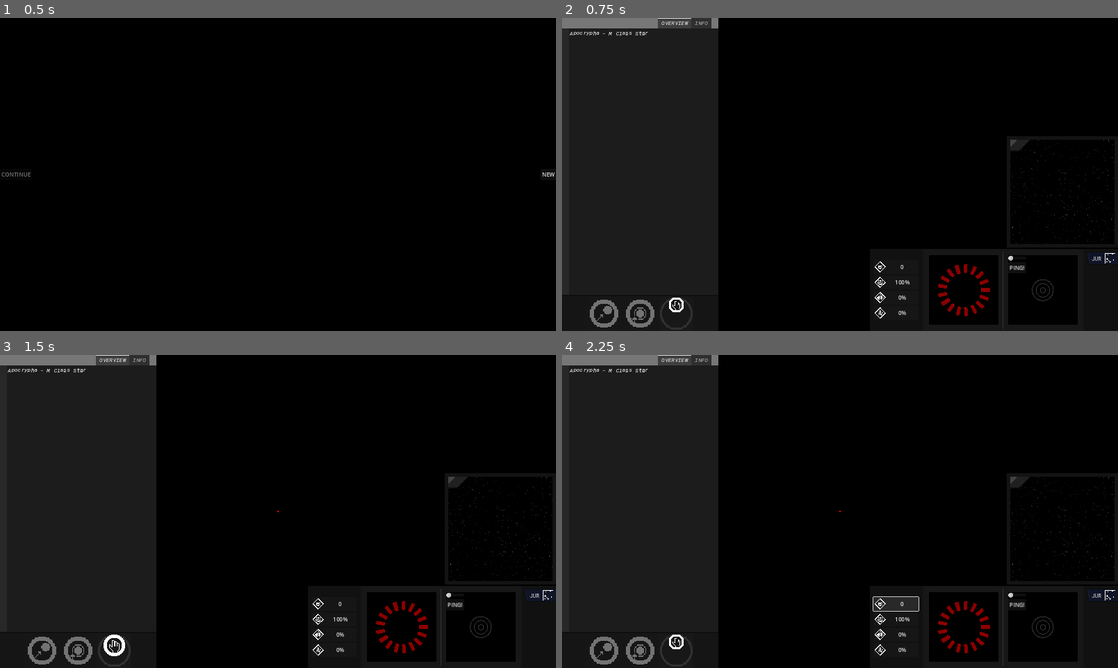
Above: before the commit, frames 1-4 (two rows, left to right).
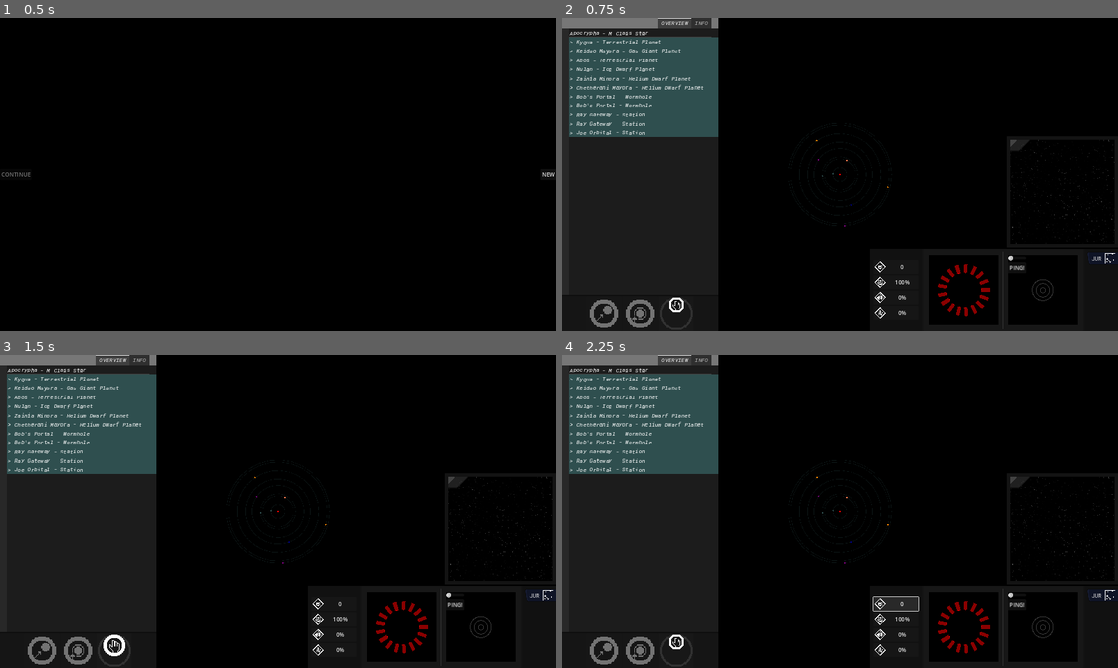
Above: after the commit, the same moments.

Repository: KermitGodFrog/Stellar-Cartography
Game: Godot game, scene res://Scenes/Game Master/gameMaster.tscn
Same seed, same stepped clock (60 frames per second), same inputs: the game is played once before the commit and once after it. Sound files missing from this copy of the repository are replaced by a short silence.
Inputs (mouse positions are in pixels of both pictures, inside the frame that each line leads up to):
- Up to frame 1 (0.5 s): no input
- Up to frame 2 (0.75 s): click "NEW" at 0.5 s
- Up to frame 3 (1.5 s): click (116, 649) at 1.25 s
- Up to frame 4 (2.25 s): click "0" at 2 s

Frame 1 is identical in both runs. In frame 2, 8.6% of the frame differs, in the area x 1-59%, y 6-67%; in frame 3, 8.6%; in frame 4, 8.6%.

Commit message:
Saving and loading fixes. Pause menu fixes.

Diff:
--- a/Data/game_data.gd
+++ b/Data/game_data.gd
@@ -39,7 +39,6 @@
 		weighted[classification] = {"name": classification, "weight": weight}
 	return weighted
 
-
 func get_closest_body(bodies, pos):
 	if bodies.size() > 0:
 		var distance_to_bodies: Dictionary = {}
@@ -51,19 +50,28 @@
 	else:
 		return null
 
+
 func loadWorld():
 	print("GAME DATA: LOADING WORLD")
 	if ResourceLoader.exists("user://stellar_cartographer_data.res"):
-		var resource : Resource = load("user://stellar_cartographer_data.res").duplicate(true)
+		#var resource : Resource = load("user://stellar_cartographer_data.res")
+		var resource : Resource = ResourceLoader.load("user://stellar_cartographer_data.res", "", ResourceLoader.CACHE_MODE_IGNORE)
 		return resource
 	return null
 
 func saveWorld(world: worldAPI):
 	print("GAME DATA: SAVING WORLD")
-	var error = ResourceSaver.save(world, "user://stellar_cartographer_data.res")
+	var error = ResourceSaver.save(world, "user://stellar_cartographer_data.res", ResourceSaver.FLAG_REPLACE_SUBRESOURCE_PATHS)
 	print("ERROR CODE: ", error)
 	pass
 
 func createWorld():
 	print("GAME DATA: CREATING WORLD")
 	return worldAPI.new()
+
+func deleteWorld():
+	if ResourceLoader.exists("user://stellar_cartographer_data.res"):
+		print("GAME DATA: DELETING WORLD")
+		var error = DirAccess.remove_absolute("user://stellar_cartographer_data.res")
+		print("ERROR CODE: ", error)
+	pass
--- a/Scenes/Game/game.gd
+++ b/Scenes/Game/game.gd
@@ -3,6 +3,7 @@
 
 var init_type: int = 0 #from global data GAME_INIT_TYPES
 var world: worldAPI
+
 @onready var system_map = $system_window/system
 @onready var system_3d = $system_window/system/camera/canvas/control/scopes_snap_scroll/scopes_bg/scopes_margin/scopes_container/system_3d_window/system_3d
 @onready var sonar = $system_window/system/camera/canvas/control/scopes_snap_scroll/core_panel_bg/core_panel_scroll/core_panel/core_margin/core_scroll/sonar_container/sonar_window/sonar_control
@@ -42,13 +43,11 @@
 	dialogue_manager.connect("removePlayerHullStress", _on_remove_player_hull_stress)
 	dialogue_manager.connect("killCharacterWithOccupation", _on_kill_character_with_occupation)
 
-	pause_menu.connect("onClosePauseMenu", _on_close_pause_menu)
 	pause_menu.connect("saveWorld", _on_save_world)
 	pause_menu.connect("saveAndQuit", _on_save_and_quit)
 
 
 	world = await game_data.loadWorld()
-	print(world)
 	if world == null or init_type == global_data.GAME_INIT_TYPES.NEW:
 		world = game_data.createWorld()
 		world.createPlayer(3, 3, 10)
@@ -72,6 +71,11 @@
 		for i in range(2):
 			_on_create_new_star_system(false, new)
 		new.generateRandomWormholes()
+		new.generateRandomWeightedStations()
+		world.player.resetJumpsRemaining()
+		for body in new.bodies:
+			body.is_known = true
+
 		_on_switch_star_system(new)
 
 		_on_update_player_action_type(playerAPI.ACTION_TYPES.ORBIT, new.get_first_star())
@@ -98,6 +102,11 @@
 		world.player.connect("orbitingBody", _on_player_orbiting_body)
 		world.player.connect("followingBody", _on_player_following_body)
 		world.player.connect("hullDeteriorationChanged", _on_player_hull_deterioration_changed)
+
+		for upgrade in world.player.unlocked_upgrades:
+			_on_upgrade_state_change(upgrade, true)
+
+		journey_map.generate_up_to_system(world.player.systems_traversed)
 
 		_on_switch_star_system(world.player.current_star_system)
 	pass
@@ -126,10 +135,10 @@
 	get_tree().call_group("trackMorale", "receive_tracked_status", str(world.player.morale, "%"))
 
 	if Input.is_action_just_pressed("pause"):
-		_on_open_pause_menu()
-	pass
-
-func _on_player_orbiting_body(orbiting_body: bodyAPI):
+		_on_open_pause_menu() #since game.gd is unpaused only, the pause menu can only open when the game is unpaused
+	pass
+
+func _on_player_orbiting_body(_orbiting_body: bodyAPI):
 	pass
 
 func _on_player_following_body(following_body: bodyAPI):
@@ -243,8 +252,9 @@
 	if destination_wormhole: world.player.position = destination_wormhole.position
 	world.player.previous_star_system = world.player.current_star_system
 	world.player.systems_traversed += 1
+	if world.player.systems_traversed == 35: # will need a global variable for how many ssystems until win at some point, customizability would be sick
+		_on_player_win()
 	_on_switch_star_system(destination)
-	world.player.removeHullStress(5)
 	pass
 
 func dock_with_station(following_station):
@@ -269,9 +279,15 @@
 
 func _on_player_death():
 	print("GAME (DEBUG): PLAYER DIED!!!!!!!!!!!")
-	pass
-
-
+	global_data.change_scene.emit("res://Scenes/Main Menu/main_menu.tscn")
+	game_data.deleteWorld()
+	pass
+
+func _on_player_win():
+	print("GAME (DEBUG): PLAYER WON!!!!!!!!!!!!!!")
+	global_data.change_scene.emit("res://Scenes/Main Menu/main_menu.tscn")
+	game_data.deleteWorld()
+	pass
 
 func _on_update_player_action_type(type: playerAPI.ACTION_TYPES, action_body):
 	world.player.current_action_type = type
@@ -315,6 +331,7 @@
 	system_3d.spawnBodies()
 	system_3d.reset_locked_body()
 	journey_map.add_new_system(world.player.systems_traversed)
+	world.player.removeHullStress(5)
 	return to_system
 
 func _on_locked_body_updated(body: bodyAPI):
@@ -452,11 +469,6 @@
 	pause_menu.openPauseMenu()
 	pass
 
-func _on_close_pause_menu():
-	if (dialogue_manager.dialogue.visible == true) or (station_ui.get_parent().visible == true): #get parent might not be best practice
-		get_tree().paused = true #repausing the game if other nodes which pause the game are shown. station_ui and dialogue should never be shown at the same time so this is the only edge case.
-	pass
-
 func _on_save_world():
 	game_data.saveWorld(world)
 	pass
--- a/Scenes/Journey Map/journey_map.gd
+++ b/Scenes/Journey Map/journey_map.gd
@@ -58,7 +58,11 @@
 	emit_signal("map_updated")
 	pass
 
-
+func generate_up_to_system(_systems_traversed: int):
+	systems_traversed = _systems_traversed
+	for system in _systems_traversed:
+		systems.append(Vector2(global_data.get_randi(-100,100), -(system * 100)))
+	pass
 
 
 
--- a/Scenes/Pause Menu/pauseMenu.gd
+++ b/Scenes/Pause Menu/pauseMenu.gd
@@ -1,6 +1,5 @@
 extends Node
 
-signal onClosePauseMenu
 signal saveWorld
 signal saveAndQuit
 
@@ -12,9 +11,8 @@
 func _physics_process(delta):
 	if Input.is_action_just_pressed("pause"):
 		if can_unpause == true:
-			closePauseMenu()
+			closePauseMenu() #can_unpause is only true in the event of the openPauseMenu() function being called, but that function is never called when the dialogue or station UI is shown because game.gd, who calls the method, is paused.
 	pass
-
 
 func openPauseMenu():
 	can_unpause = false
@@ -28,7 +26,6 @@
 	print("PAUSE MENU: CLOSING PAUSE MENU")
 	pause_control.hide()
 	get_tree().paused = false
-	emit_signal("onClosePauseMenu")
 	pass
 
 
--- a/Scenes/Pause Menu/pauseMenu.tscn
+++ b/Scenes/Pause Menu/pauseMenu.tscn
@@ -3,7 +3,7 @@
 [ext_resource type="Script" path="res://Scenes/Pause Menu/pauseMenu.gd" id="1_u73yd"]
 
 [node name="pauseMenu" type="Node"]
-process_mode = 3
+process_mode = 2
 script = ExtResource("1_u73yd")
 
 [node name="pause_canvas" type="CanvasLayer" parent="."]
@@ -44,6 +44,7 @@
 text = "SAVE AND QUIT TO MAIN MENU"
 
 [node name="unpause_possible_timer" type="Timer" parent="."]
+wait_time = 0.1
 one_shot = true
 
 [connection signal="pressed" from="pause_canvas/pause_control/pause_scroll/resume_button" to="." method="_on_resume_button_pressed"]
